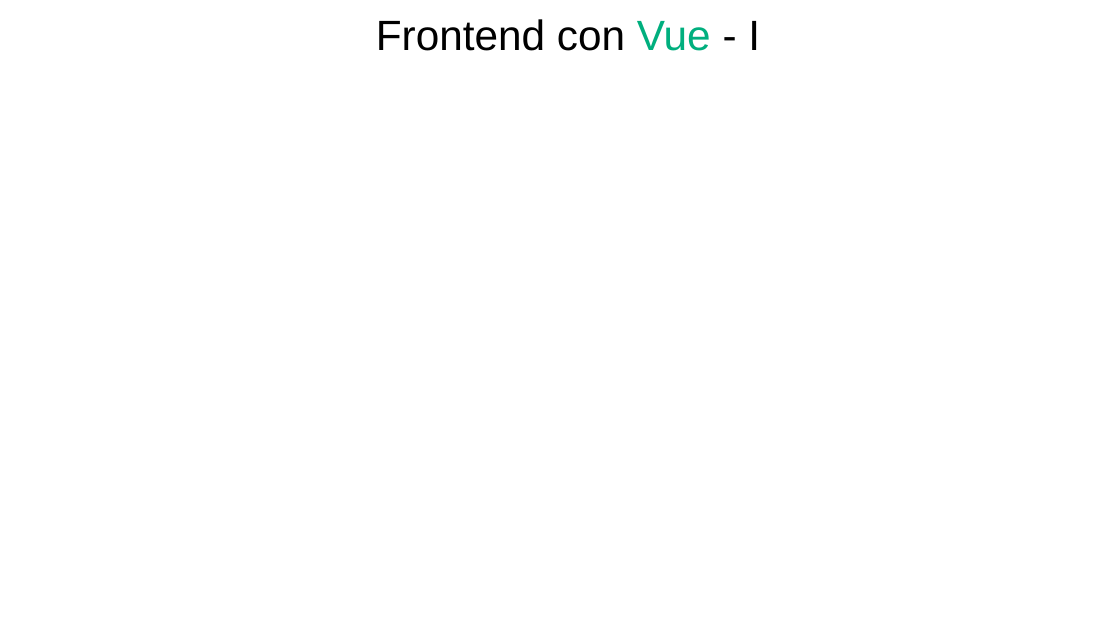
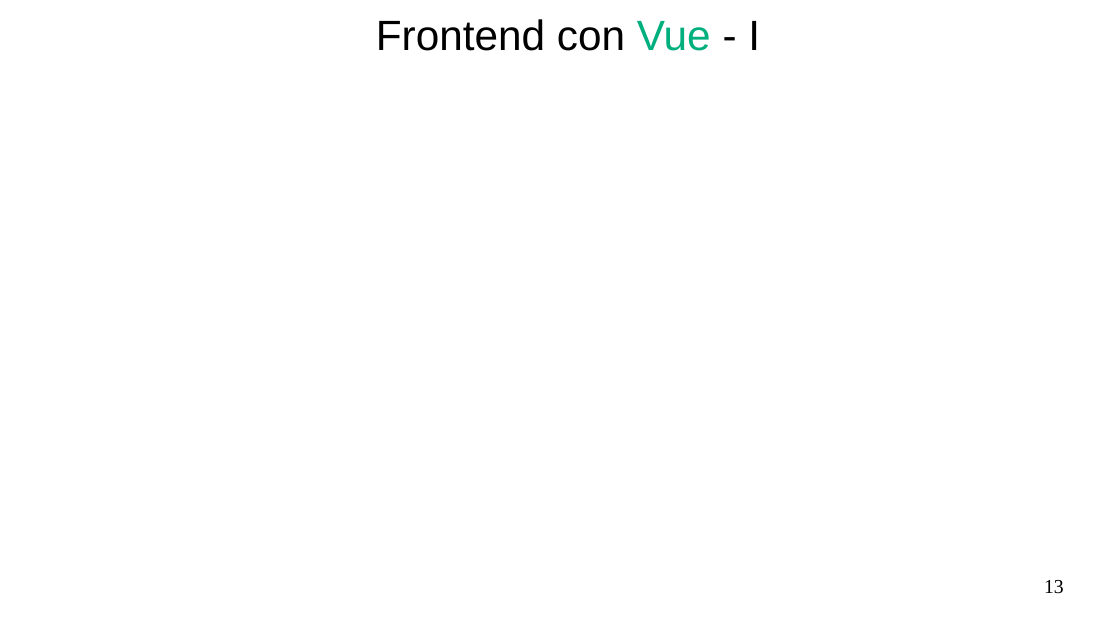
Before and after one commit to xino1010/vue-nest-arduino, a slide deck: slide 13 of presentacion/presentacion.odp. Drawn at 1120x630 pixels with LibreOffice and Linux fonts; fonts in the diff are those of the drawing; background and template pictures are left out. Boxes give left, top, right and bottom in pixels: in the first picture for what was removed or moved away, otherwise in the second. Text is boxed around its words. In the diff, an @@ line names an element or a change of style, - is before the commit and + after.

```diff
--- a/presentacion/presentacion.odp
+++ b/presentacion/presentacion.odp
@@ page number added at box(1044, 580, 1064, 594), 14 pt, text #000000 @@
+13
```
Also in this commit, not shown: 13 other slides changed, 2 slides added, 1 slide removed, 9 other files.
